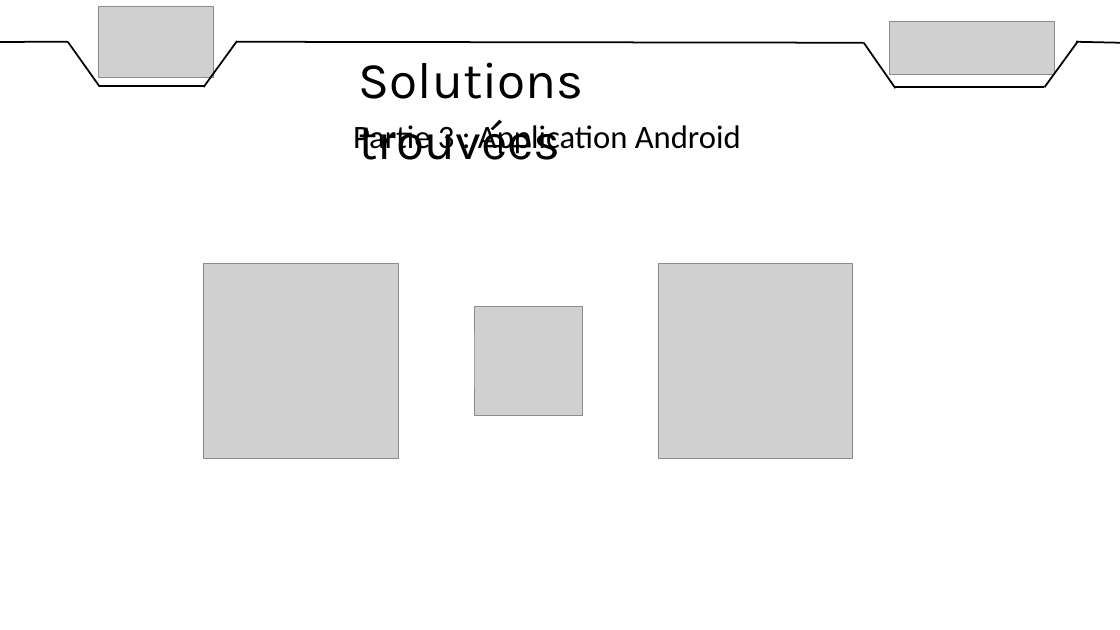
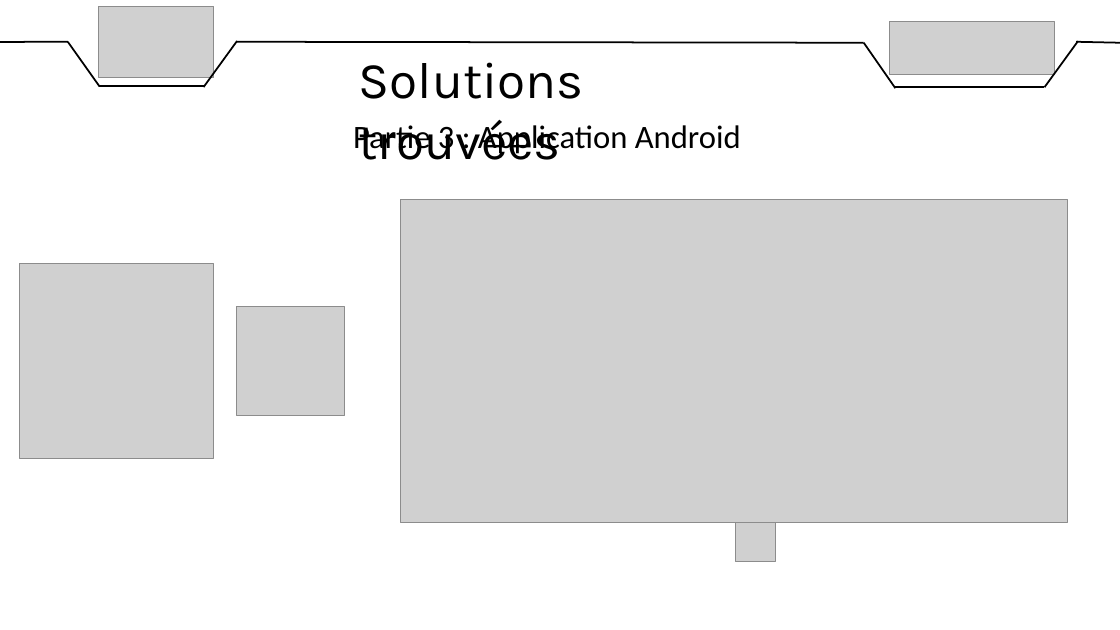
Before and after one commit to DylanChe/SupervisionSerre, a slide deck: slide 14 of oral_projet/revue_2/diaporama_revue_2_dylan.pptx. Drawn at 1120x630 pixels with LibreOffice and Linux fonts; fonts in the diff are those of the drawing; grey boxes stand for pictures. Boxes give left, top, right and bottom in pixels: in the first picture for what was removed or moved away, otherwise in the second. Text is boxed around its words. In the diff, an @@ line names an element or a change of style, - is before the commit and + after.

```diff
--- a/oral_projet/revue_2/diaporama_revue_2_dylan.pptx
+++ b/oral_projet/revue_2/diaporama_revue_2_dylan.pptx
@@ picture added at box(401, 200, 1068, 523) @@
@@ picture: place and size @@
-picture at box(203, 264, 397, 458)
+picture at box(19, 264, 213, 458)
@@ picture: place and size @@
-picture at box(474, 307, 582, 415)
+picture at box(236, 307, 344, 415)
@@ picture: place and size @@
-picture at box(659, 264, 853, 458)
+picture at box(736, 522, 776, 561)
```
Also in this commit, not shown: 1 other slide changed.
